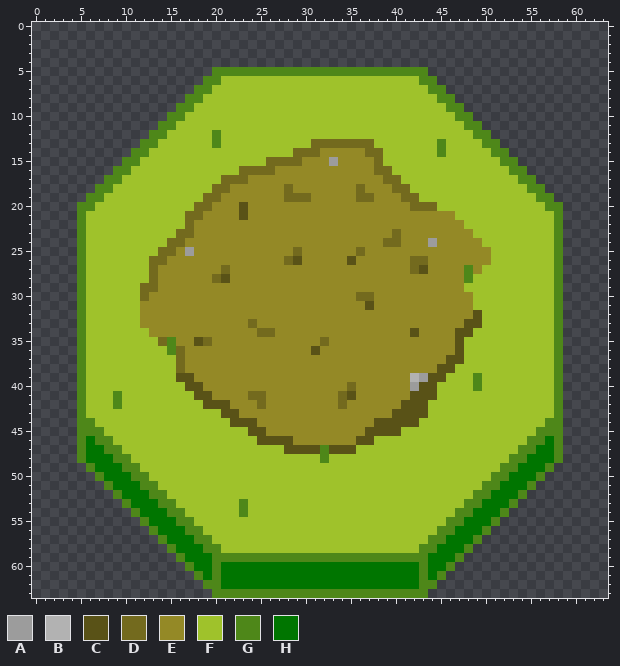
Two versions of one pixel-art sprite, public/assets/Tiles/Plains/Platform/sheet2.png. This is how it looked before the edit.
The file is 64x64 pixels.
Palette (. is transparent): A #9c9c9c  B #b2b2b2  C #595217  D #736a1e  E #948926  F #9fc22b  G #4e8719  H #007500
Pixels before (only the part around the change), first column x 0:
 0 ................................................................
 1 ................................................................
 2 ................................................................
 3 ................................................................
 4 ................................................................
 5 ....................GGGGGGGGGGGGGGGGGGGGGGGG....................
 6 ...................GGFFFFFFFFFFFFFFFFFFFFFFGG...................
 7 ..................GGFFFFFFFFFFFFFFFFFFFFFFFFGG..................
 8 .................GGFFFFFFFFFFFFFFFFFFFFFFFFFFGG.................
 9 ................GGFFFFFFFFFFFFFFFFFFFFFFFFFFFFGG................
10 ...............GGFFFFFFFFFFFFFFFFFFFFFFFFFFFFFFGG...............
11 ..............GGFFFFFFFFFFFFFFFFFFFFFFFFFFFFFFFFGG..............
12 .............GGFFFFFGFFFFFFFFFFFFFFFFFFFFFFFFFFFFGG.............
13 ............GGFFFFFFGFFFFFFFFFFDDDDDDDFFFFFFFGFFFFGG............
14 ...........GGFFFFFFFFFFFFFFFFDDDEEEEEDDFFFFFFGFFFFFGG...........
15 ..........GGFFFFFFFFFFFFFFDDDDEEEAEEEEDFFFFFFFFFFFFFGG..........
16 .........GGFFFFFFFFFFFFDDDDEEEEEEEEEEEDDFFFFFFFFFFFFFGG.........
17 ........GGFFFFFFFFFFFDDDEEEEEEEEEEEEEEEDDFFFFFFFFFFFFFGG........
18 .......GGFFFFFFFFFFFDDEEEEEEDEEEEEEEDEEEDDFFFFFFFFFFFFFGG.......
19 ......GGFFFFFFFFFFFDDEEEEEEEDDDEEEEEDDEEEDDFFFFFFFFFFFFFGG......
20 .....GGFFFFFFFFFFFDDEEECEEEEEEEEEEEEEEEEEEDDDFFFFFFFFFFFFGG.....
21 .....GFFFFFFFFFFFDDEEEECEEEEEEEEEEEEEEEEEEEEEEEFFFFFFFFFFFG.....
22 .....GFFFFFFFFFFFDEEEEEEEEEEEEEEEEEEEEEEEEEEEEEEFFFFFFFFFFG.....
23 .....GFFFFFFFFFFDDEEEEEEEEEEEEEEEEEEEEEEDEEEEEEEEFFFFFFFFFG.....
24 .....GFFFFFFFFFDDEEEEEEEEEEEEEEEEEEEEEEDDEEEAEEEEEFFFFFFFFG.....
25 .....GFFFFFFFFDDEAEEEEEEEEEEEDEEEEEEDEEEEEEEEEEEEEEFFFFFFFG.....
26 .....GFFFFFFFDDEEEEEEEEEEEEEDCEEEEECEEEEEEDDEEEEEEEFFFFFFFG.....
27 .....GFFFFFFFDEEEEEEEDEEEEEEEEEEEEEEEEEEEEDCEEEEGEFFFFFFFFG.....
28 .....GFFFFFFFDEEEEEEDCEEEEEEEEEEEEEEEEEEEEEEEEEEGFFFFFFFFFG.....
29 .....GFFFFFFDDEEEEEEEEEEEEEEEEEEEEEEEEEEEEEEEEEEFFFFFFFFFFG.....
30 .....GFFFFFFDEEEEEEEEEEEEEEEEEEEEEEEDDEEEEEEEEEEEFFFFFFFFFG.....
31 .....GFFFFFFEEEEEEEEEEEEEEEEEEEEEEEEECEEEEEEEEEEEFFFFFFFFFG.....
32 .....GFFFFFFEEEEEEEEEEEEEEEEEEEEEEEEEEEEEEEEEEEEECFFFFFFFFG.....
33 .....GFFFFFFEEEEEEEEEEEEDEEEEEEEEEEEEEEEEEEEEEEECCFFFFFFFFG.....
34 .....GFFFFFFFEEEEEEEEEEEEDDEEEEEEEEEEEEEEECEEEECCFFFFFFFFFG.....
35 .....GFFFFFFFFDGEECDEEEEEEEEEEEEDEEEEEEEEEEEEEECFFFFFFFFFFG.....
36 .....GFFFFFFFFFGDEEEEEEEEEEEEEECEEEEEEEEEEEEEEECFFFFFFFFFFG.....
37 .....GFFFFFFFFFFDEEEEEEEEEEEEEEEEEEEEEEEEEEEEECCFFFFFFFFFFG.....
38 .....GFFFFFFFFFFDEEEEEEEEEEEEEEEEEEEEEEEEEEEECCFFFFFFFFFFFG.....
39 .....GFFFFFFFFFFCCEEEEEEEEEEEEEEEEEEEEEEEEBACCFFFGFFFFFFFFG.....
40 .....GFFFFFFFFFFFCCEEEEEEEEEEEEEEEEDEEEEEEACCFFFFGFFFFFFFFG.....
41 .....GFFFGFFFFFFFFCCEEEEDDEEEEEEEEDCEEEEEECCCFFFFFFFFFFFFFG.....
42 .....GFFFGFFFFFFFFFCCCEEEDEEEEEEEEDEEEEEECCCFFFFFFFFFFFFFFG.....
43 .....GFFFFFFFFFFFFFFFCCEEEEEEEEEEEEEEEEECCCCFFFFFFFFFFFFFFG.....
44 .....GGFFFFFFFFFFFFFFFCCCEEEEEEEEEEEEECCCCCFFFFFFFFFFFFFFGG.....
45 .....GGGFFFFFFFFFFFFFFFFCCEEEEEEEEEEECCCCFFFFFFFFFFFFFFFGGG.....
46 .....GHGGFFFFFFFFFFFFFFFFCCCCEEEEEEECCFFFFFFFFFFFFFFFFFGGHG.....
47 .....GHHGGFFFFFFFFFFFFFFFFFFCCCCGCCCFFFFFFFFFFFFFFFFFFGGHHG.....
48 .....GHHHGGFFFFFFFFFFFFFFFFFFFFFGFFFFFFFFFFFFFFFFFFFFGGHHHG.....
49 ......GHHHGGFFFFFFFFFFFFFFFFFFFFFFFFFFFFFFFFFFFFFFFFGGHHHG......
50 .......GHHHGGFFFFFFFFFFFFFFFFFFFFFFFFFFFFFFFFFFFFFFGGHHHG.......
51 ........GHHHGGFFFFFFFFFFFFFFFFFFFFFFFFFFFFFFFFFFFFGGHHHG........
52 .........GHHHGGFFFFFFFFFFFFFFFFFFFFFFFFFFFFFFFFFFGGHHHG.........
53 ..........GHHHGGFFFFFFFGFFFFFFFFFFFFFFFFFFFFFFFFGGHHHG..........
54 ...........GHHHGGFFFFFFGFFFFFFFFFFFFFFFFFFFFFFFGGHHHG...........
55 ............GHHHGGFFFFFFFFFFFFFFFFFFFFFFFFFFFFGGHHHG............
56 .............GHHHGGFFFFFFFFFFFFFFFFFFFFFFFFFFGGHHHG.............
57 ..............GHHHGGFFFFFFFFFFFFFFFFFFFFFFFFGGHHHG..............
58 ...............GHHHGGFFFFFFFFFFFFFFFFFFFFFFGGHHHG...............
59 ................GHHHGGGGGGGGGGGGGGGGGGGGGGGGHHHG................
60 .................GHHGHHHHHHHHHHHHHHHHHHHHHHGHHG.................
61 ..................GHGHHHHHHHHHHHHHHHHHHHHHHGHG..................
62 ...................GGHHHHHHHHHHHHHHHHHHHHHHGG...................
63 ....................GGGGGGGGGGGGGGGGGGGGGGGG....................
After:
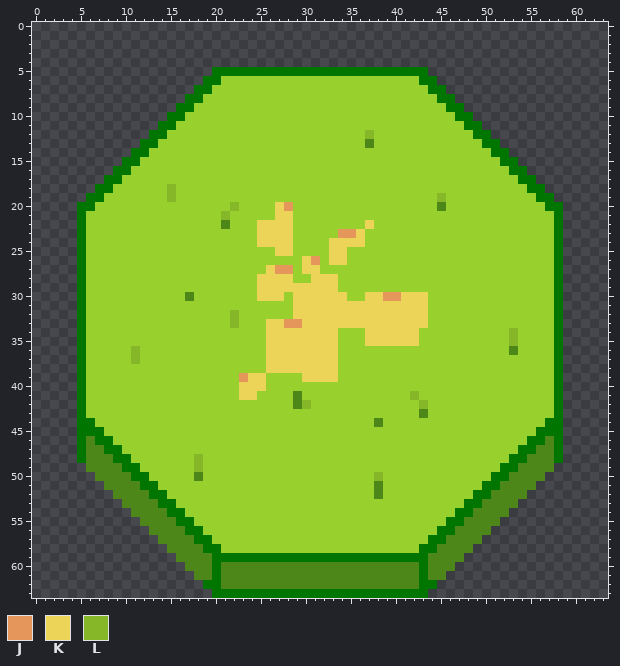
Colours new in this view: J #e5975b  K #ecd458  L #85b729
Difference:
colour F: #9fc22b -> #98d12e
Changed rows in their new state; - is a pixel that keeps its letter.
first column x 5:
 5 ---------------HHHHHHHHHHHHHHHHHHHHHHHH---------------
 6 --------------HH----------------------HH--------------
 7 -------------HH------------------------HH-------------
 8 ------------HH--------------------------HH------------
 9 -----------HH----------------------------HH-----------
10 ----------HH------------------------------HH----------
11 ---------HH--------------------------------HH---------
12 --------HH-----F----------------L-----------HH--------
13 -------HH------F----------FFFFFFG-------F----HH-------
14 ------HH----------------FFFFFFFFFF------F-----HH------
15 -----HH--------------FFFFFFFFFFFFF-------------HH-----
16 ----HH------------FFFFFFFFFFFFFFFFF-------------HH----
17 ---HH-----------FFFFFFFFFFFFFFFFFFFF-------------HH---
18 --HH------L----FFFFFFFFFFFFFFFFFFFFFF-------------HH--
19 -HH-------L---FFFFFFFFFFFFFFFFFFFFFFFF--L----------HH-
20 HH-----------FFFFLFFFFKJFFFFFFFFFFFFFFFFG-----------HH
21 H-----------FFFFLFFFFFKKFFFFFFFFFFFFFFFFFF-----------H
22 H-----------FFFFGFFFKKKKFFFFFFFFKFFFFFFFFFF----------H
23 H----------FFFFFFFFFKKKKFFFFFJJKFFFFFFFFFFFF---------H
24 H---------FFFFFFFFFFKKKKFFFFKKKKFFFFFFFFFFFFF--------H
25 H--------FFFFFFFFFFFFFKKFFFFKKFFFFFFFFFFFFFFFF-------H
26 H-------FFFFFFFFFFFFFFFFFKJFKKFFFFFFFFFFFFFFFF-------H
27 H-------FFFFFFFFFFFFFKJJFKKFFFFFFFFFFFFFFFFFF--------H
28 H-------FFFFFFFFFFFFKKKKFFKKKFFFFFFFFFFFFFFF---------H
29 H------FFFFFFFFFFFFFKKKKKKKKKFFFFFFFFFFFFFF----------H
30 H------FFFFFGFFFFFFFKKKFKKKKKKFFKKJJKKKFFFFF---------H
31 H------FFFFFFFFFFFFFFFFFKKKKKKKKKKKKKKKFFFFF---------H
32 H------FFFFFFFFFFLFFFFFFKKKKKKKKKKKKKKKFFFFFF--------H
33 H------FFFFFFFFFFLFFFKKJJKKKKKKKKKKKKKKFFFFFF--------H
34 H-------FFFFFFFFFFFFFKKKKKKKKFFFKKKKKKFFFFFF----L----H
35 H--------FFFFFFFFFFFFKKKKKKKKFFFKKKKKKFFFFF-----L----H
36 H-----L---FFFFFFFFFFFKKKKKKKKFFFFFFFFFFFFFF-----G----H
37 H-----L----FFFFFFFFFFKKKKKKKKFFFFFFFFFFFFFF----------H
38 H----------FFFFFFFFFFKKKKKKKKFFFFFFFFFFFFF-----------H
39 H----------FFFFFFFJKKFFFFKKKKFFFFFFFFFFFF---F--------H
40 H-----------FFFFFFKKKFFFFFFFFFFFFFFFFFFF----F--------H
41 H---F--------FFFFFKKFFFFGFFFFFFFFFFFFLFF-------------H
42 H---F---------FFFFFFFFFFGLFFFFFFFFFFFFL--------------H
43 H---------------FFFFFFFFFFFFFFFFFFFFFFG--------------H
44 HH---------------FFFFFFFFFFFFFFFFGFFFF--------------HH
45 HHH----------------FFFFFFFFFFFFFFFFF---------------HHH
46 HGHH----------------FFFFFFFFFFFFF-----------------HHGH
47 HGGHH------------------FFFFFFFF------------------HHGGH
48 HGGGHH-------L-------------F--------------------HHGGGH
49 --GGGHH------L---------------------------------HHGGG--
50 ---GGGHH-----G-------------------L------------HHGGG---
51 ----GGGHH------------------------G-----------HHGGG----
52 -----GGGHH-----------------------G----------HHGGG-----
53 ------GGGHH-------F------------------------HHGGG------
54 -------GGGHH------F-----------------------HHGGG-------
55 --------GGGHH----------------------------HHGGG--------
56 ---------GGGHH--------------------------HHGGG---------
57 ----------GGGHH------------------------HHGGG----------
58 -----------GGGHH----------------------HHGGG-----------
59 ------------GGGHHHHHHHHHHHHHHHHHHHHHHHHGGG------------
60 -------------GGHGGGGGGGGGGGGGGGGGGGGGGHGG-------------
61 --------------GHGGGGGGGGGGGGGGGGGGGGGGHG--------------
62 --------------HHGGGGGGGGGGGGGGGGGGGGGGHH--------------
63 ---------------HHHHHHHHHHHHHHHHHHHHHHHH---------------
